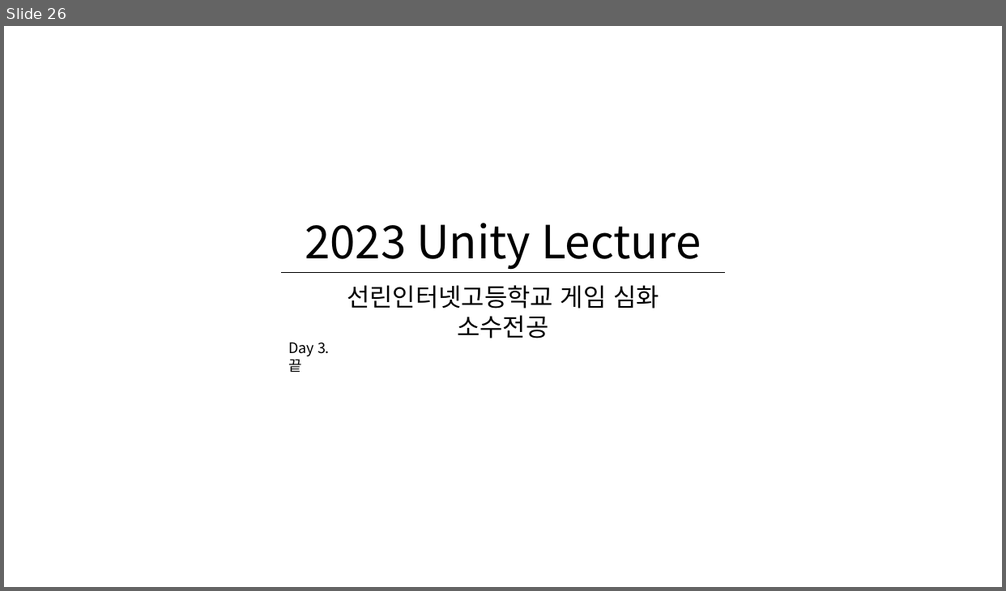
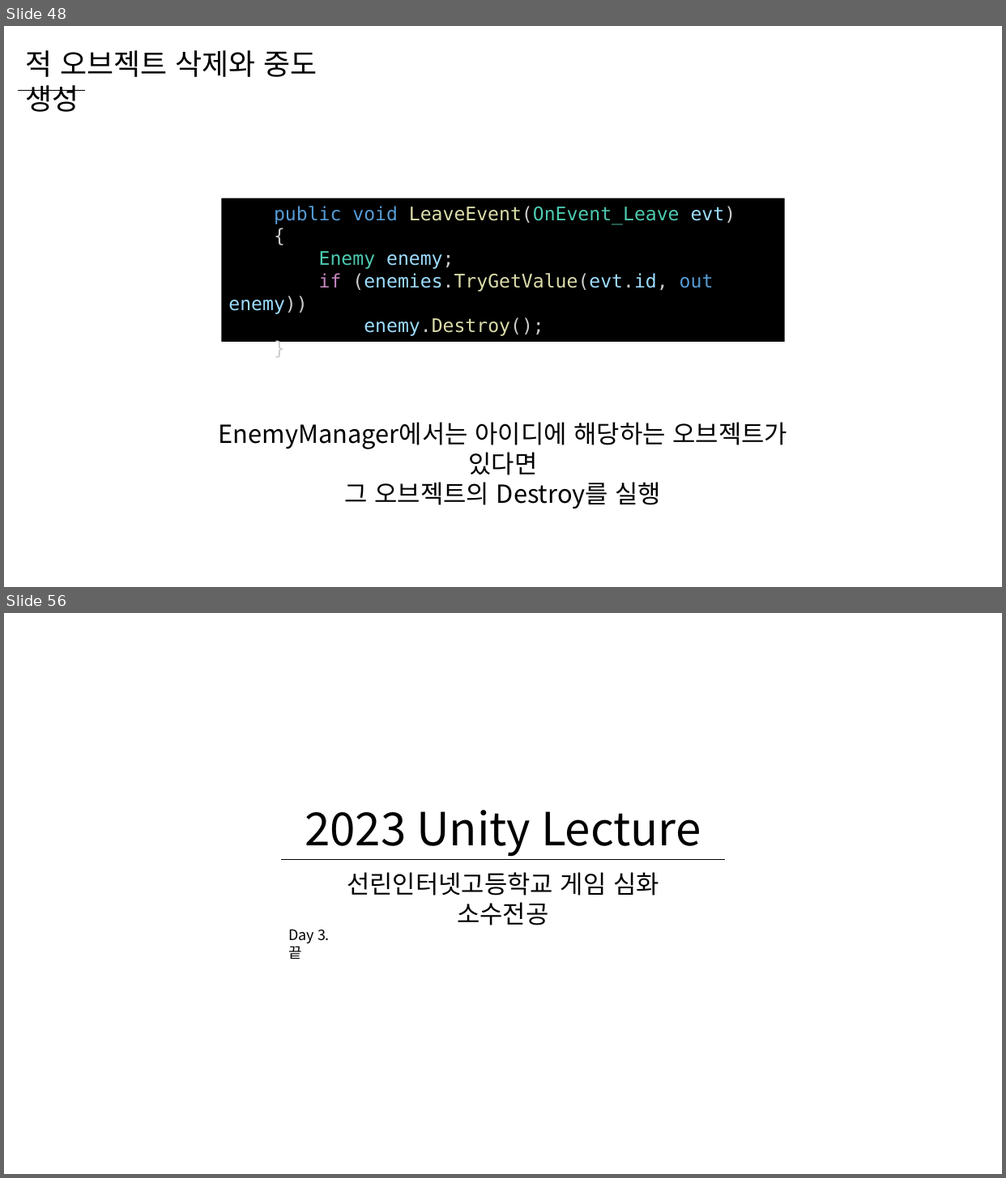
Before and after one commit to WooLyung/2023-Unity-Lecture, a slide deck: Day 3.pptx. Shown one above the other, each under a label of ours: slide 26 before the commit, slides 48 and 56 after it; the slides between them are not shown. The pictures are 1006x591 and 1006x1178 pixels, drawn with LibreOffice and Linux fonts; fonts in the diff are those of the drawing. Boxes give left, top, right and bottom in pixels: in the first picture for what was removed or moved away, otherwise in the second. Text is boxed around its words. In the diff, an @@ line names an element or a change of style, - is before the commit and + after.

Commit message:
3주차 프로젝트 및 ppt 완성

```diff
--- a/Day 3.pptx
+++ b/Day 3.pptx
@@ slide 48 added at (x1=4, y1=26, x2=1002, y2=587), background #FFFFFF @@
@@ text added at (x1=25, y1=50, x2=317, y2=112), 28 pt, text #000000 @@
+적 오브젝트 삭제와 중도 생성
@@ line added from (19, 90) to (85, 90), #000000 0.5 pt @@
@@ rectangle added at (x1=221, y1=199, x2=784, y2=342), fill #000000, 18 pt, text #9CDCFE @@
+public void LeaveEvent(OnEvent_Leave evt)
+{
+Enemy enemy;
+if (enemies.TryGetValue(evt.id, out enemy))
+enemy.Destroy();
+}
@@ text added at (x1=219, y1=422, x2=787, y2=509), 24 pt, text #000000 @@
+EnemyManager에서는 아이디에 해당하는 오브젝트가 있다면
+그 오브젝트의 Destroy를 실행
@@ what was slide 26 is now slide 56 @@
```
Also in this commit, not shown: 3 slides changed, 29 other slides added, 10 other files.
